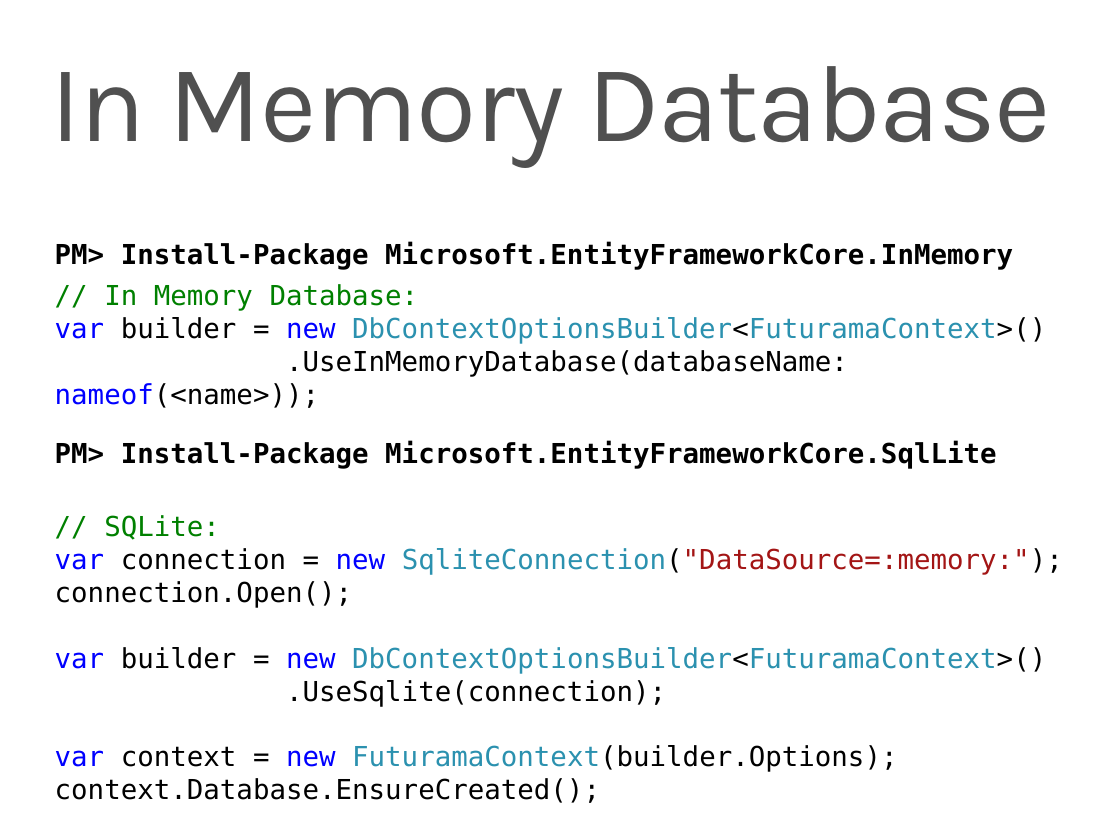
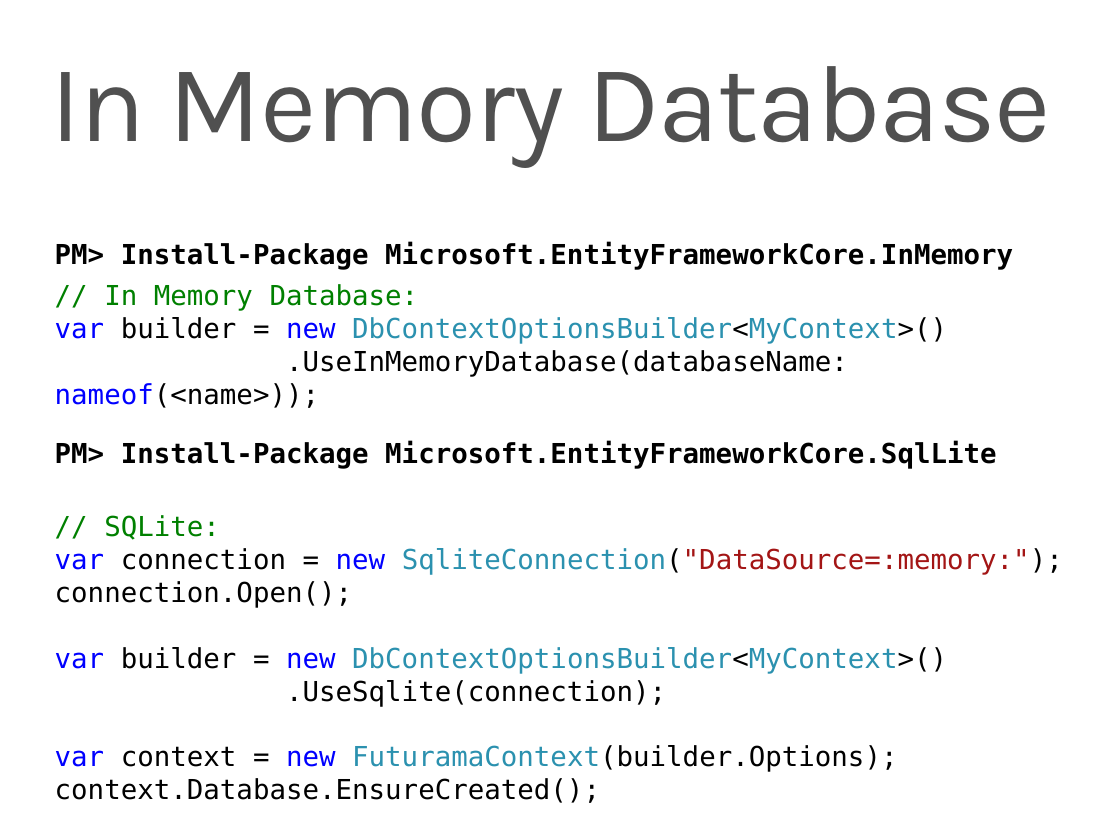
Before and after one commit to ondfisk/BDSA2019, a slide deck: slide 22 of Slides/Lecture05 - Dependency Injection, Testing Entity Framework.pptx (slide 23 before the commit). Drawn at 1120x840 pixels with LibreOffice and Linux fonts; fonts in the diff are those of the drawing. Boxes give left, top, right and bottom in pixels: in the first picture for what was removed or moved away, otherwise in the second. Text is boxed around its words. In the diff, an @@ line names an element or a change of style, - is before the commit and + after.

Commit message:
Lecture 05

```diff
--- a/Slides/Lecture05 - Dependency Injection, Testing Entity Framework.pptx
+++ b/Slides/Lecture05 - Dependency Injection, Testing Entity Framework.pptx
@@ text at [55, 284, 947, 344]: text changed @@
-// In Memory Database:tabase:
-var builder = new DbContextOptionsBuilder<FuturamaContext>()
+// In Memory Database:
+var builder = new DbContextOptionsBuilder<MyContext>()
@@ text at [55, 647, 947, 674]: text changed @@
-var builder = new DbContextOptionsBuilder<FuturamaContext>()
+var builder = new DbContextOptionsBuilder<MyContext>()
```
Also in this commit, not shown: 3 other slides changed, 1 slide removed, 13 other files.
